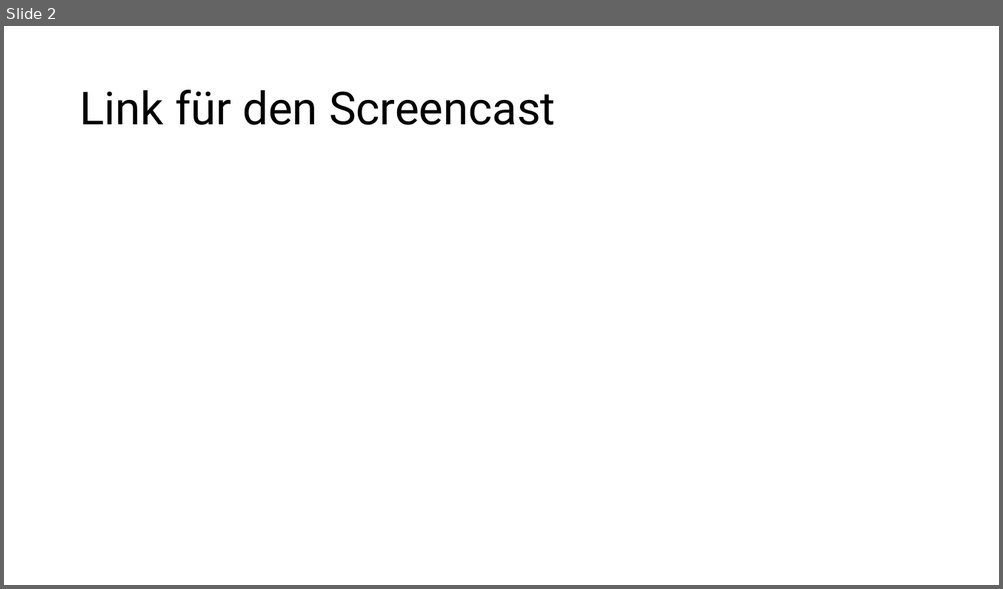
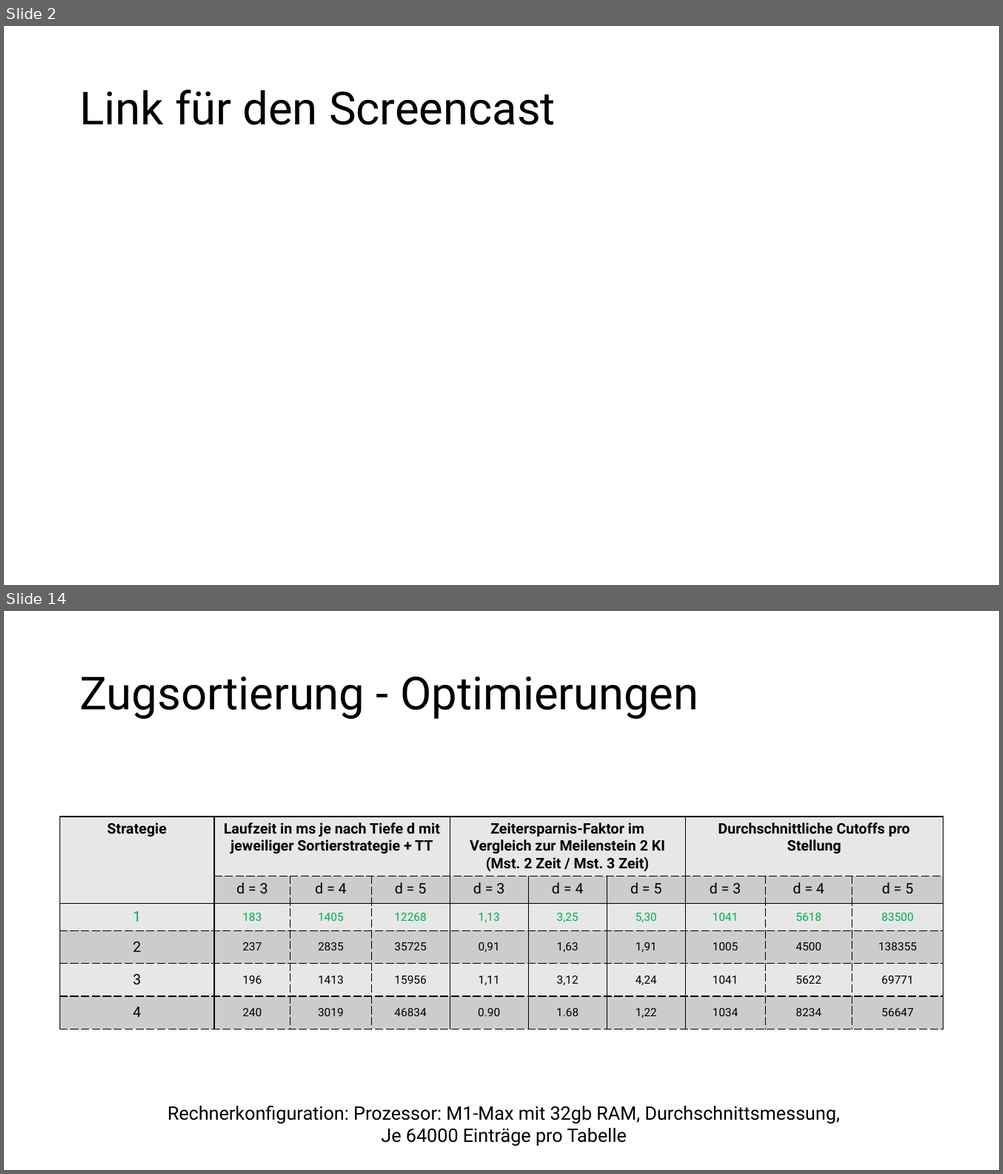
Before and after one commit to patrickzda/chess_engine, a slide deck: presentations/PJ_KI_MST3.pptx. Shown one above the other, each under a label of ours: slide 2 before the commit, slides 2 and 14 after it; the slides between them are not shown. The pictures are 1003x589 and 1003x1174 pixels, drawn with LibreOffice and Linux fonts; fonts in the diff are those of the drawing. Boxes give left, top, right and bottom in pixels: in the first picture for what was removed or moved away, otherwise in the second. Text is boxed around its words. In the diff, an @@ line names an element or a change of style, - is before the commit and + after.

```diff
--- a/presentations/PJ_KI_MST3.pptx
+++ b/presentations/PJ_KI_MST3.pptx
@@ slide 14 added at <box>4,611,999,1170</box>, background #FFFFFF @@
@@ title added at <box>79,676,699,719</box>, 44 pt, text #000000 @@
+Zugsortierung - Optimierungen
@@ table added at <box>60,817,943,1031</box>, 6 rows, 10 columns @@
+Strategie | Laufzeit in ms je nach Tiefe d mit jeweiliger Sortierstrategie + TT |  |  | Zeitersparnis-Faktor im Vergleich zur Meilenstein 2 KI / (Mst. 2 Zeit / Mst. 3 Zeit) |  |  | Durchschnittliche Cutoffs pro Stellung |  | 
+ | d = 3 | d = 4 | d = 5 | d = 3 | d = 4 | d = 5 | d = 3 | d = 4 | d = 5
+1 | 183 | 1405 | 12268 | 1,13 | 3,25 | 5,30 | 1041 | 5618 | 83500
+2 | 237 | 2835 | 35725 | 0,91 | 1,63 | 1,91 | 1005 | 4500 | 138355
+3 | 196 | 1413 | 15956 | 1,11 | 3,12 | 4,24 | 1041 | 5622 | 69771
+4 | 240 | 3019 | 46834 | 0.90 | 1.68 | 1,22 | 1034 | 8234 | 56647
@@ text added at <box>168,1106,840,1147</box>, 18 pt, text #000000 @@
+Rechnerkonfiguration: Prozessor: M1-Max mit 32gb RAM, Durchschnittsmessung,
+Je 64000 Einträge pro Tabelle
```
Also in this commit, not shown: 3 slides changed, 19 other slides added, 8 slides removed.
